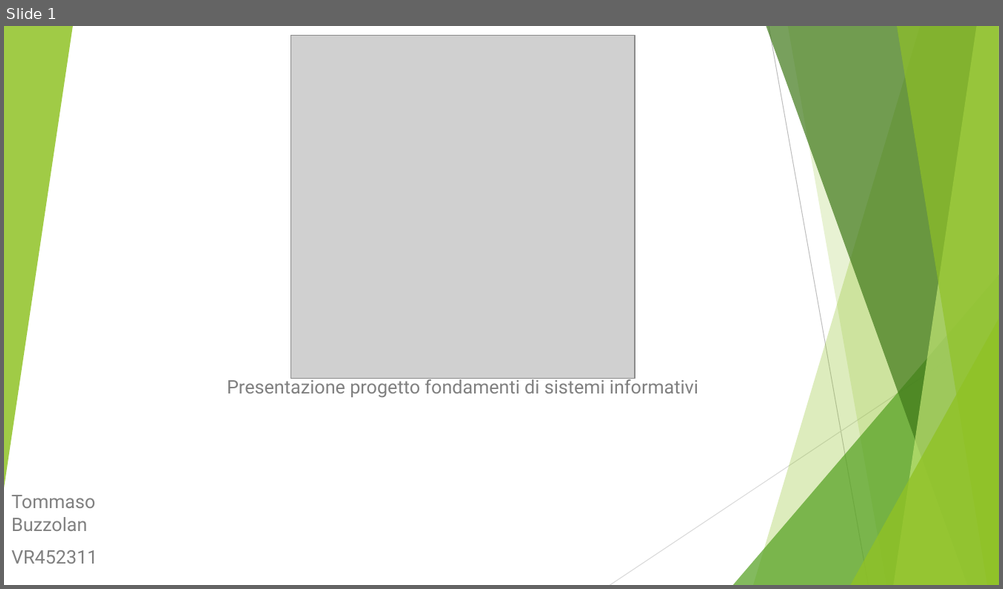
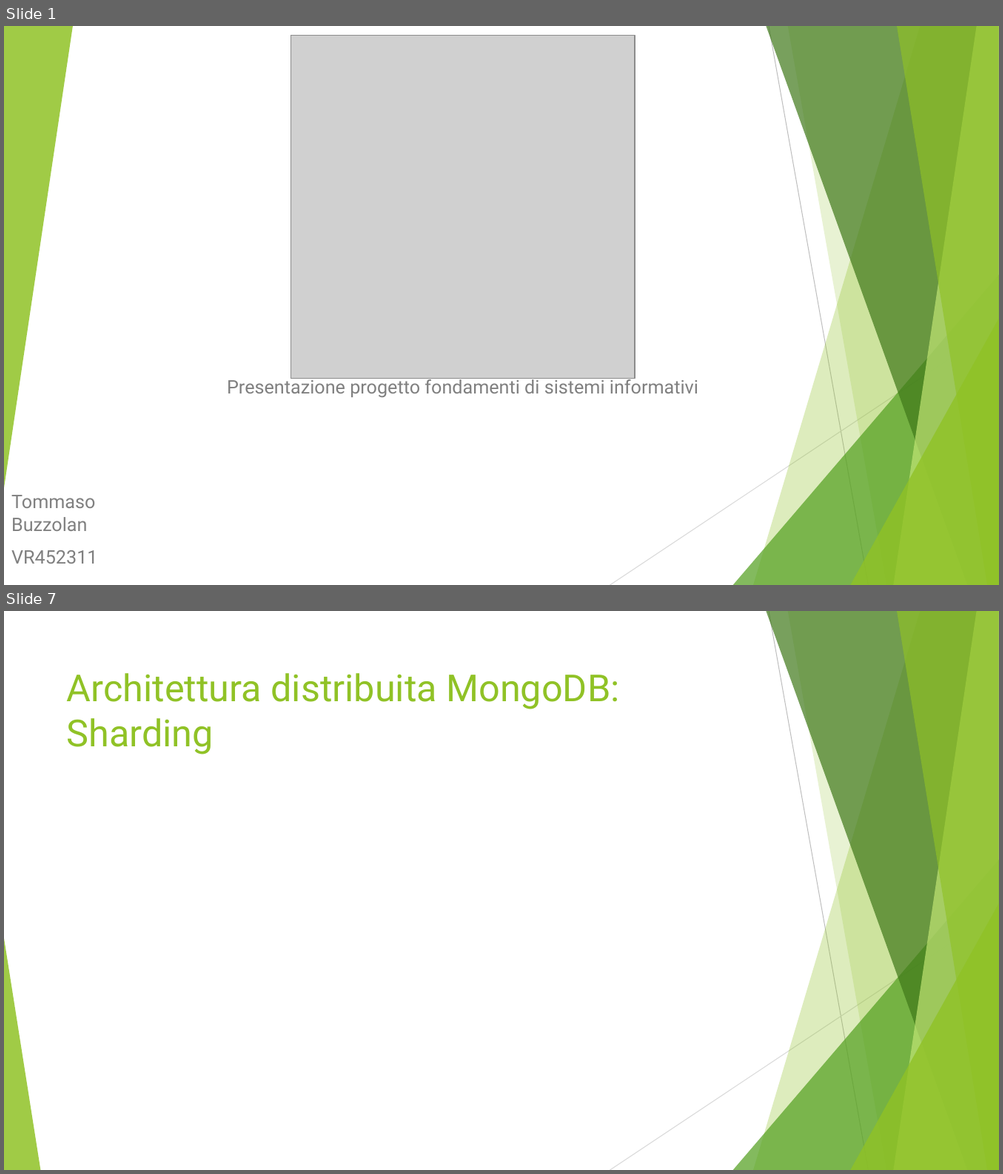
Before and after one commit to Buzzolan/VeronaCardMongoDB, a slide deck: Presentazione_progetto.pptx. Shown one above the other, each under a label of ours: slide 1 before the commit, slides 1 and 7 after it; the slides between them are not shown. The pictures are 1003x589 and 1003x1174 pixels, drawn with LibreOffice and Linux fonts; fonts in the diff are those of the drawing; grey boxes stand for pictures. Boxes give left, top, right and bottom in pixels: in the first picture for what was removed or moved away, otherwise in the second. Text is boxed around its words. In the diff, an @@ line names an element or a change of style, - is before the commit and + after.

```diff
--- a/Presentazione_progetto.pptx
+++ b/Presentazione_progetto.pptx
@@ slide 7 added at (x1=4, y1=611, x2=999, y2=1170), background #FFFFFF; not listed: 9 template elements that a slide beside it also shows @@
@@ title added at (x1=67, y1=673, x2=619, y2=755), 36 pt, text #90C226 @@
+Architettura distribuita MongoDB: Sharding
@@ triangle added at (x1=4, y1=939, x2=40, y2=1170), fill #90C226 at 85% opacity @@
```
Also in this commit, not shown: 3 slides changed, 3 other slides added.
